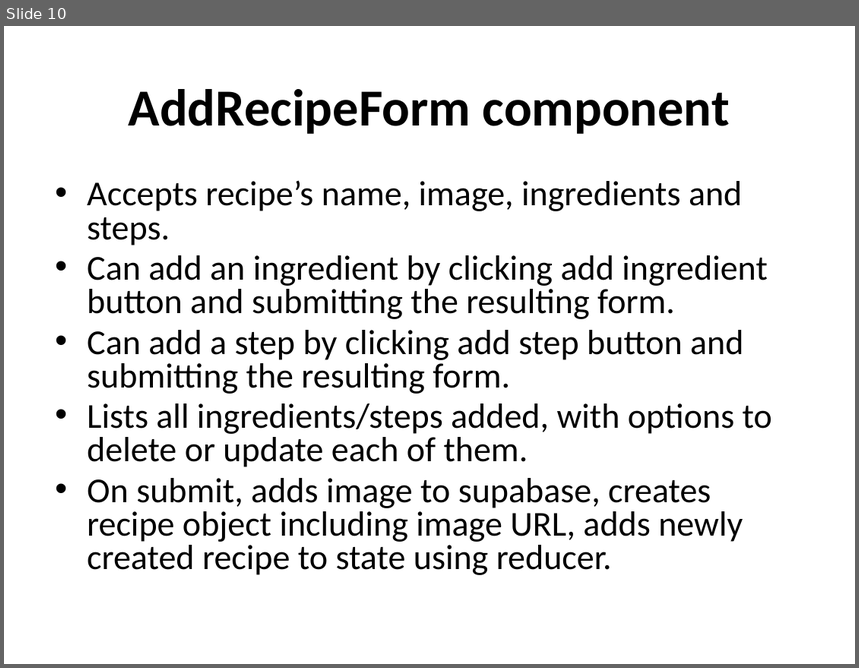
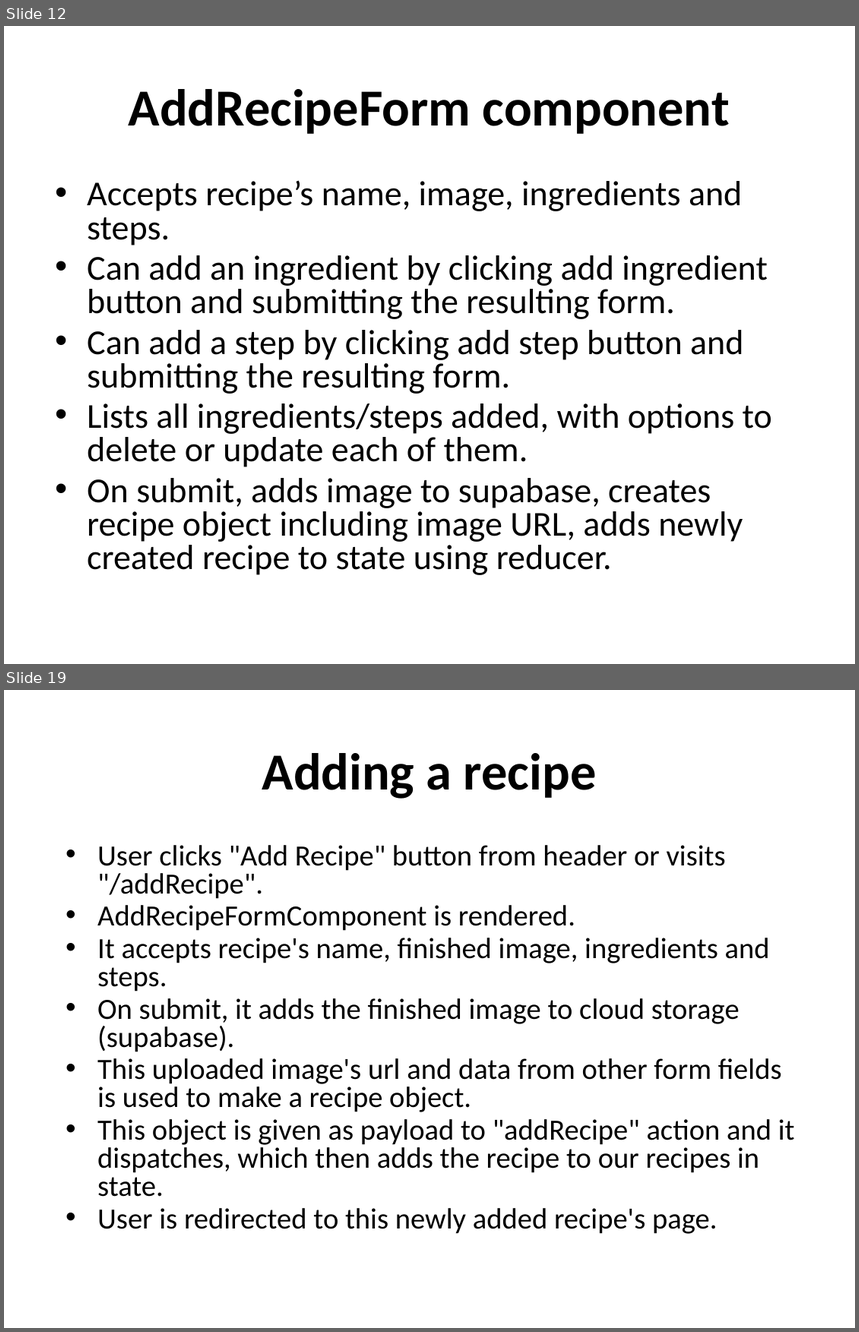
Before and after one commit to RamandeepChamba/recipe-book, a slide deck: readme.pptx. Shown one above the other, each under a label of ours: slide 10 before the commit, slides 12 and 19 after it; the slides between them are not shown. The pictures are 859x668 and 859x1332 pixels, drawn with LibreOffice and Linux fonts; fonts in the diff are those of the drawing. Boxes give left, top, right and bottom in pixels: in the first picture for what was removed or moved away, otherwise in the second. Text is boxed around its words. In the diff, an @@ line names an element or a change of style, - is before the commit and + after.

```diff
--- a/readme.pptx
+++ b/readme.pptx
@@ slide 19 added at (4, 690, 855, 1328), background #FFFFFF @@
@@ title added at (262, 753, 597, 799), 44 pt, text #000000, bold @@
+Adding a recipe
@@ text added at (97, 845, 795, 1234), 24.8 pt, text #000000 @@
+• User clicks "Add Recipe" button from header or visits "/addRecipe".
+• AddRecipeFormComponent is rendered.
+• It accepts recipe's name, finished image, ingredients and steps.
+• On submit, it adds the finished image to cloud storage (supabase).
+• This uploaded image's url and data from other form fields is used to make a recipe object.
+• This object is given as payload to "addRecipe" action and it dispatches, which then adds the recipe to our recipes in state.
+• User is redirected to this newly added recipe's page.
@@ what was slide 10 is now slide 12 @@
```
Also in this commit, not shown: 3 slides changed, 9 other slides added.
